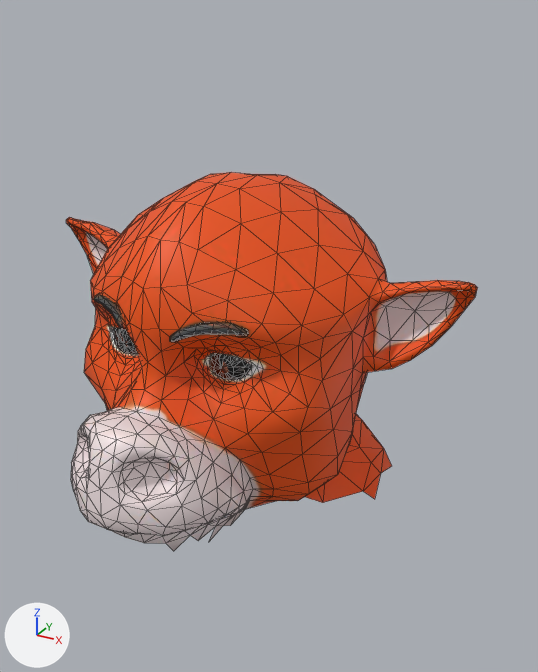
One commit to the glTF model models/avatars/niulai.glb: the scene before it, then after it.
Both versions are drawn from a 50 mm lens placed at (0.335, -0.527, 0.289), pointed at (0.032, 0.024, 0.013). Lighting does not change. The marker at lower left points along +X, +Y and +Z. The picture after the commit comes second. Mesh edges are drawn as thin lines. Vertices at exactly the same position are counted once.

Script lines for the objects in view, before the commit:
```python
me_head = bpy.data.meshes.new('Head')
me_head.from_pydata(...)  # 1206 vertices, 2349 faces; spans x -0.212..0.212, y -0.183..0.183, z -0.154..0.156
me_head.materials.append(mat_material)
ob_head = bpy.data.objects.new('Head', me_head)
ob_head.location = (0.0, 0.0, 0.0)
```
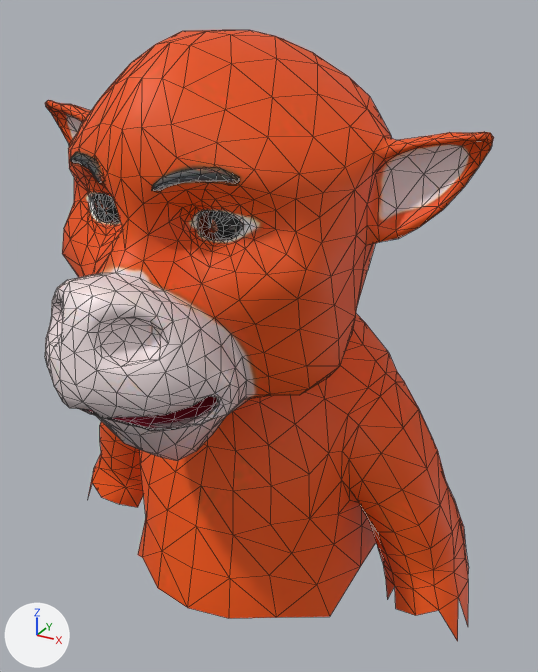
What differs and where, as boxes (x1, y1, x2, y2) in the pictures (538 x 672 px; the box of a moved part takes in the faces that stretch with it):
'Head', reshaped (9% wider, 61% taller)
    before: (66, 172, 477, 551)
    after: (45, 30, 494, 641)
part 1 of me_head, moved or reshaped
    before: (115, 329, 137, 354)
    after: (94, 194, 120, 223)
part 2 of me_head, moved or reshaped
    before: (209, 353, 251, 380)
    after: (197, 211, 243, 241)
part 3 of me_head, moved or reshaped
    before: (93, 294, 126, 330)
    after: (70, 152, 104, 184)
part 4 of me_head, moved or reshaped
    before: (169, 322, 248, 343)
    after: (151, 168, 239, 193)
part 5 of me_head, rebuilt (9% wider, 61% taller)
    before: (66, 172, 477, 551)
    after: (45, 30, 494, 641)

What the commit changed:
me_head is used by ob_head; location (0.0, 0.0, 0.0).
me_head had 1206 vertices, 2349 faces and spanned x -0.212..0.212, y -0.183..0.183, z -0.154..0.156.
me_head now has 1527 vertices, 2989 faces and spans x -0.237..0.237, y -0.195..0.195, z -0.273..0.273.
me_head part 1: the loose piece of 124 vertices spanning x -0.071..-0.025, y -0.082..-0.035, z 0.005..0.05 is moved by (0.001, -0.012, 0.117).
me_head part 2: the loose piece of 120 vertices spanning x 0.026..0.07, y -0.082..-0.036, z 0.005..0.05 is moved by (0.001, -0.012, 0.117).
me_head part 3: the loose piece of 53 vertices spanning x -0.076..-0.022, y -0.112..-0.081, z 0.058..0.074 is moved by (0.001, -0.012, 0.117).
me_head part 4: the loose piece of 54 vertices spanning x 0.019..0.074, y -0.114..-0.083, z 0.056..0.074 is moved by (0.001, -0.012, 0.117).
me_head part 5: the loose piece of 855 vertices spanning x -0.212..0.212, y -0.183..0.183, z -0.154..0.156 is rebuilt with 1176 vertices and now spans x -0.237..0.237, y -0.195..0.195, z -0.273..0.273.
